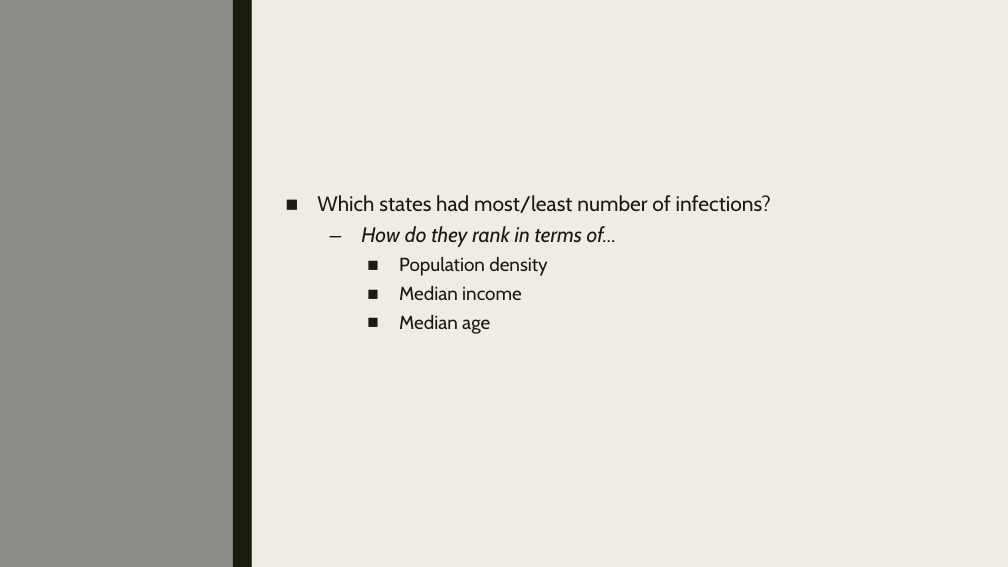
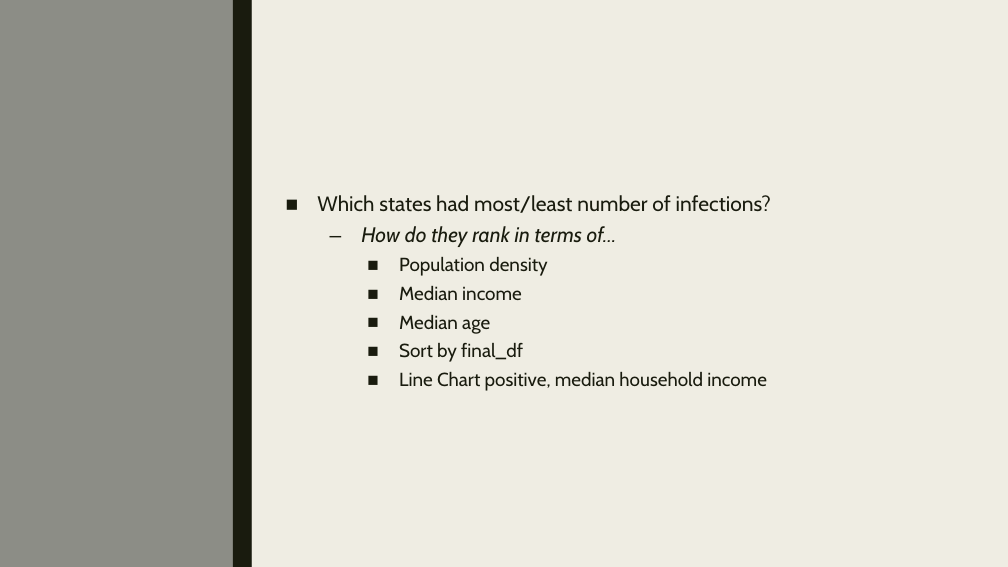
Before and after one commit to lcarbo/US_COVID_Project, a slide deck: slide 14 of COVID_Presentation.pptx. Drawn at 1008x567 pixels with LibreOffice and Linux fonts; fonts in the diff are those of the drawing. Boxes give left, top, right and bottom in pixels: in the first picture for what was removed or moved away, otherwise in the second. Text is boxed around its words. In the diff, an @@ line names an element or a change of style, - is before the commit and + after.

```diff
--- a/COVID_Presentation.pptx
+++ b/COVID_Presentation.pptx
@@ text at (399,343,767,391): paragraphs added @@
+    ■ Sort by final_df
+    ■ Line Chart positive, median household income
```
Also in this commit, not shown: 1 other slide changed, 2 other files.
